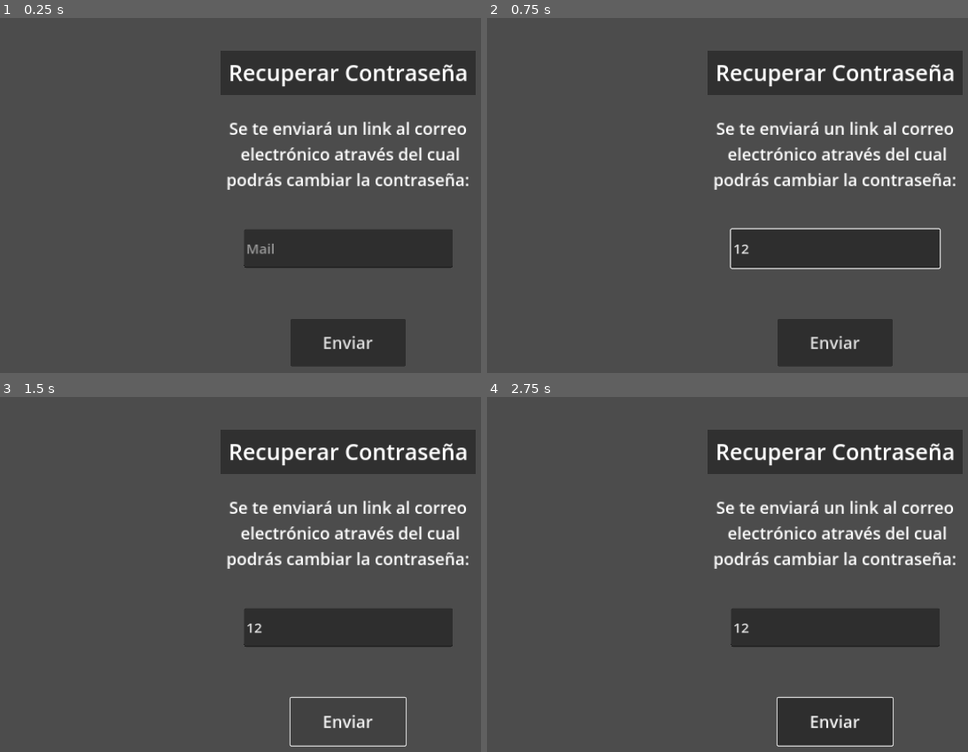
Above: before the commit, frames 1-4 (two rows, left to right).
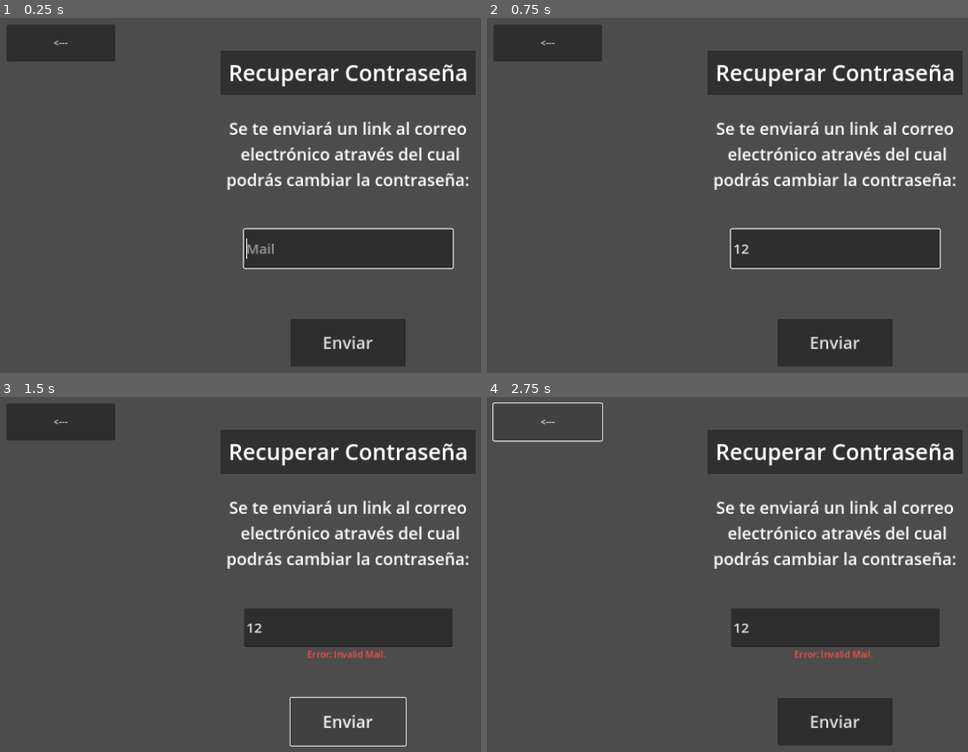
Above: after the commit, the same moments.

Repository: codemonsters/tag-of-war
Game: Godot game, scene res://screens/menu/recuperar_contraseña.tscn
Two runs of this game, one before a commit and one after it. Both use one fixed random seed, a clock stepped at 60 frames per second and the inputs below. This scene is started directly instead of the project's main scene.
Inputs (mouse positions are in pixels of both pictures, inside the frame that each line leads up to):
- Up to frame 1 (0.25 s): no input
- Up to frame 2 (0.75 s): click (833, 248) at 0.52 s; type "12" at 0.6 s
- Up to frame 3 (1.5 s): click "Enviar" at 1.25 s
- Up to frame 4 (2.75 s): click (549, 421) at 2 s, where only the run after the commit has a clickable "<---"

The runs differ from the first frame. In frame 1, 2.8% of the frame differs, in the area x 1-95%, y 1-71%; in frame 2, 2.3%; in frame 3, 2.5%; in frame 4, 0.8%.
Error after the commit: Invalid access to property or key 'identification' on a base object of type 'Window'. (res://screens/menu/recuperar_contraseña.gd:33)

Commit message:
Recuperar contraseña y volver

Diff:
--- a/cliente/src/screens/menu/create_account.tscn
+++ b/cliente/src/screens/menu/create_account.tscn
@@ -84,4 +84,12 @@
 offset_bottom = 416.0
 text = "Error: Invalid Mail."
 
+[node name="BtnVolver" type="Button" parent="."]
+offset_left = 23.0
+offset_top = 23.0
+offset_right = 219.0
+offset_bottom = 90.0
+text = "<---"
+
 [connection signal="pressed" from="BtnCreateAccount" to="." method="_on_btn_create_account_pressed"]
+[connection signal="pressed" from="BtnVolver" to="." method="_on_btn_volver_pressed"]
--- a/cliente/src/screens/menu/identification.gd
+++ b/cliente/src/screens/menu/identification.gd
@@ -5,6 +5,7 @@
 var server_list = preload("res://screens/menu/sala_espera.tscn")
 var create_account = preload("res://screens/menu/create_account.tscn")
 var socket = WebSocketPeer.new()
+var recuperar_contraseña = preload("res://screens/menu/recuperar_contraseña.tscn")
 
 # Called when the node enters the scene tree for the first time.
 func _ready() -> void:
@@ -78,3 +79,7 @@
 		var code = socket.get_close_code()
 		print("WebSocket closed with code: %d. Clean: %s" % [code, code != -1])
 		set_process(false) # Stop processing.
+
+
+func _on_btn_password_pressed() -> void:
+	get_parent().change_window(recuperar_contraseña)
--- a/cliente/src/screens/menu/identification.tscn
+++ b/cliente/src/screens/menu/identification.tscn
@@ -180,3 +180,4 @@
 [connection signal="pressed" from="BtnConnectGuest" to="." method="_on_btn_connect_guest_pressed"]
 [connection signal="pressed" from="BtnCreateAccount" to="." method="_on_btn_create_account_pressed"]
 [connection signal="pressed" from="BtnConnectAccount" to="." method="_on_btn_connect_account_pressed"]
+[connection signal="pressed" from="BtnPassword" to="." method="_on_btn_password_pressed"]
--- a/cliente/src/screens/menu/recuperar_contraseña.gd
+++ b/cliente/src/screens/menu/recuperar_contraseña.gd
@@ -1,11 +1,33 @@
-extends Node2D
+extends ColorRect
+var regex = RegEx.new()
+#var identification = preload("res://screens/menu/create_account.tscn")
 
 
-# Called when the node enters the scene tree for the first time.
 func _ready() -> void:
-	pass # Replace with function body.
+	$TxtEnviarCorreo.grab_focus()
+	$ErrorMessageMail.visible = false
+	$LblCorreoEnviado.visible = false
+	var pattern = r'^[a-zA-Z0-9._%+-]+@[a-zA-Z0-9.-]+\.[a-zA-Z]{2,}$'
+	var result = regex.compile(pattern)
 
 
-# Called every frame. 'delta' is the elapsed time since the previous frame.
+
 func _process(delta: float) -> void:
 	pass
+
+
+
+func _on_btn_correo_enviado_pressed() -> void:
+	var account_mail = str($TxtEnviarCorreo.get_text())
+	if regex.search($TxtEnviarCorreo.get_text()) == null:
+		account_mail = null
+		$ErrorMessageMail.visible = true
+	else:
+		$ErrorMessageMail.visible = false
+		$LblCorreoEnviado.visible = true
+
+
+
+
+func _on_button_pressed() -> void:
+	get_parent().change_window(get_parent().identification)
--- a/cliente/src/screens/menu/recuperar_contraseña.tscn
+++ b/cliente/src/screens/menu/recuperar_contraseña.tscn
@@ -89,3 +89,47 @@
  electrónico através del cual
 podrás cambiar la contraseña:"
 horizontal_alignment = 1
+
+[node name="ErrorMessageMail" type="Label" parent="."]
+modulate = Color(0.980221, 0.30239, 0.267759, 1)
+layout_mode = 1
+anchors_preset = 8
+anchor_left = 0.5
+anchor_top = 0.5
+anchor_right = 0.5
+anchor_bottom = 0.5
+offset_left = -74.0
+offset_top = 105.0
+offset_right = 74.0
+offset_bottom = 155.0
+grow_horizontal = 2
+grow_vertical = 2
+text = "Error: Invalid Mail."
+
+[node name="LblCorreoEnviado" type="Label" parent="."]
+layout_mode = 1
+anchors_preset = 8
+anchor_left = 0.5
+anchor_top = 0.5
+anchor_right = 0.5
+anchor_bottom = 0.5
+offset_left = -236.0
+offset_top = 119.0
+offset_right = 236.0
+offset_bottom = 147.0
+grow_horizontal = 2
+grow_vertical = 2
+theme_override_font_sizes/font_size = 20
+text = "¡Se te ha enviado un mail a tu correo electrónico!"
+horizontal_alignment = 1
+
+[node name="BtnVolver" type="Button" parent="."]
+layout_mode = 1
+offset_left = 23.0
+offset_top = 23.0
+offset_right = 219.0
+offset_bottom = 90.0
+text = "<---"
+
+[connection signal="pressed" from="BtnCorreoEnviado" to="." method="_on_btn_correo_enviado_pressed"]
+[connection signal="pressed" from="BtnVolver" to="." method="_on_button_pressed"]
